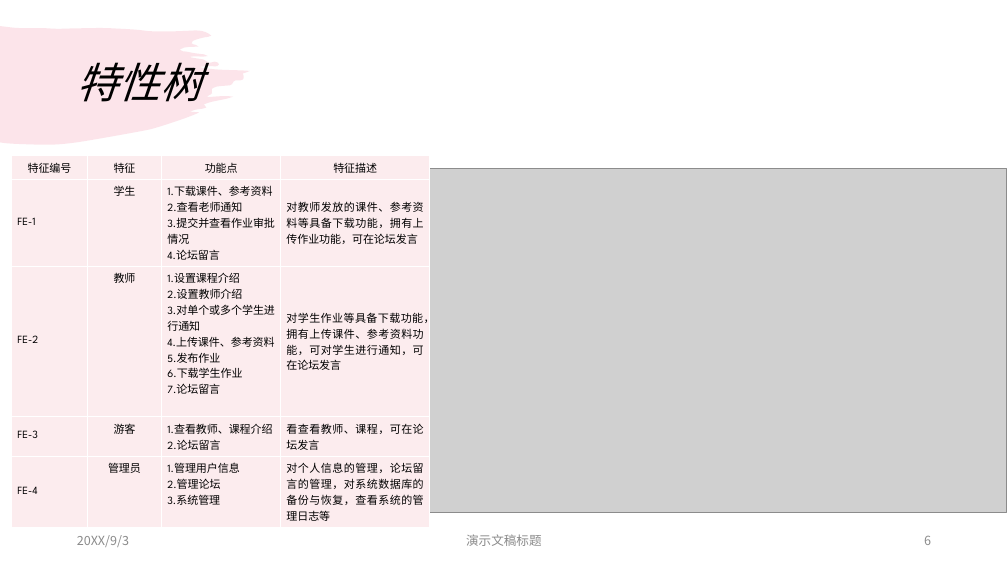
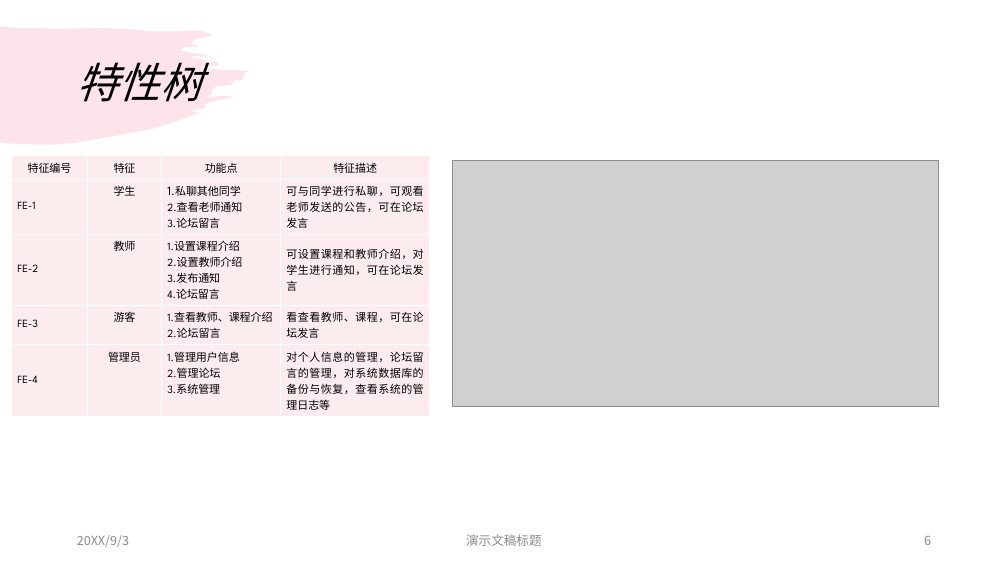
Before and after one commit to dreamtrueqaq/SRA2022-G12, a slide deck: slide 6 of 受控文档/需求分析/SRSppt/SRA2022-G12-srsppt0.0.1.pptx. Drawn at 1008x567 pixels with LibreOffice and Linux fonts; fonts in the diff are those of the drawing; grey boxes stand for pictures. Boxes give left, top, right and bottom in pixels: in the first picture for what was removed or moved away, otherwise in the second. Text is boxed around its words. In the diff, an @@ line names an element or a change of style, - is before the commit and + after.

```diff
--- a/受控文档/需求分析/SRSppt/SRA2022-G12-srsppt0.0.1.pptx
+++ b/受控文档/需求分析/SRSppt/SRA2022-G12-srsppt0.0.1.pptx
@@ table at box(12, 156, 430, 498) @@
-row 2, column 3: 1.下载课件、参考资料 / 2.查看老师通知 / 3.提交并查看作业审批情况 / 4.论坛留言
+row 2, column 3: 1.私聊其他同学 / 2.查看老师通知 / 3.论坛留言
-row 2, column 4: 对教师发放的课件、参考资料等具备下载功能，拥有上传作业功能，可在论坛发言
+row 2, column 4: 可与同学进行私聊，可观看老师发送的公告，可在论坛发言
-row 3, column 3: 1.设置课程介绍 / 2.设置教师介绍 / 3.对单个或多个学生进行通知 / 4.上传课件、参考资料 / 5.发布作业 / 6.下载学生作业 / 7.论坛留言
+row 3, column 3: 1.设置课程介绍 / 2.设置教师介绍 / 3.发布通知 / 4.论坛留言
-row 3, column 4: 对学生作业等具备下载功能，拥有上传课件、参考资料功能，可对学生进行通知，可在论坛发言
+row 3, column 4: 可设置课程和教师介绍，对学生进行通知，可在论坛发言
@@ picture: place and size @@
-picture at box(417, 169, 1007, 513)
+picture at box(452, 160, 938, 406)
```
Also in this commit, not shown: 4 other slides changed, 2 slides added, 2 other files.
